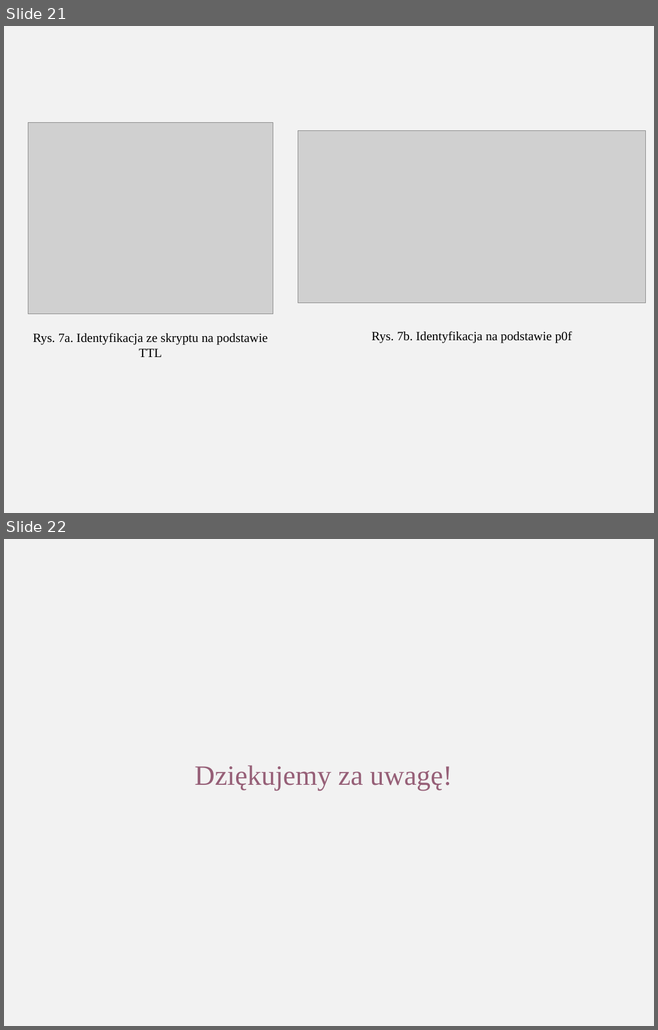
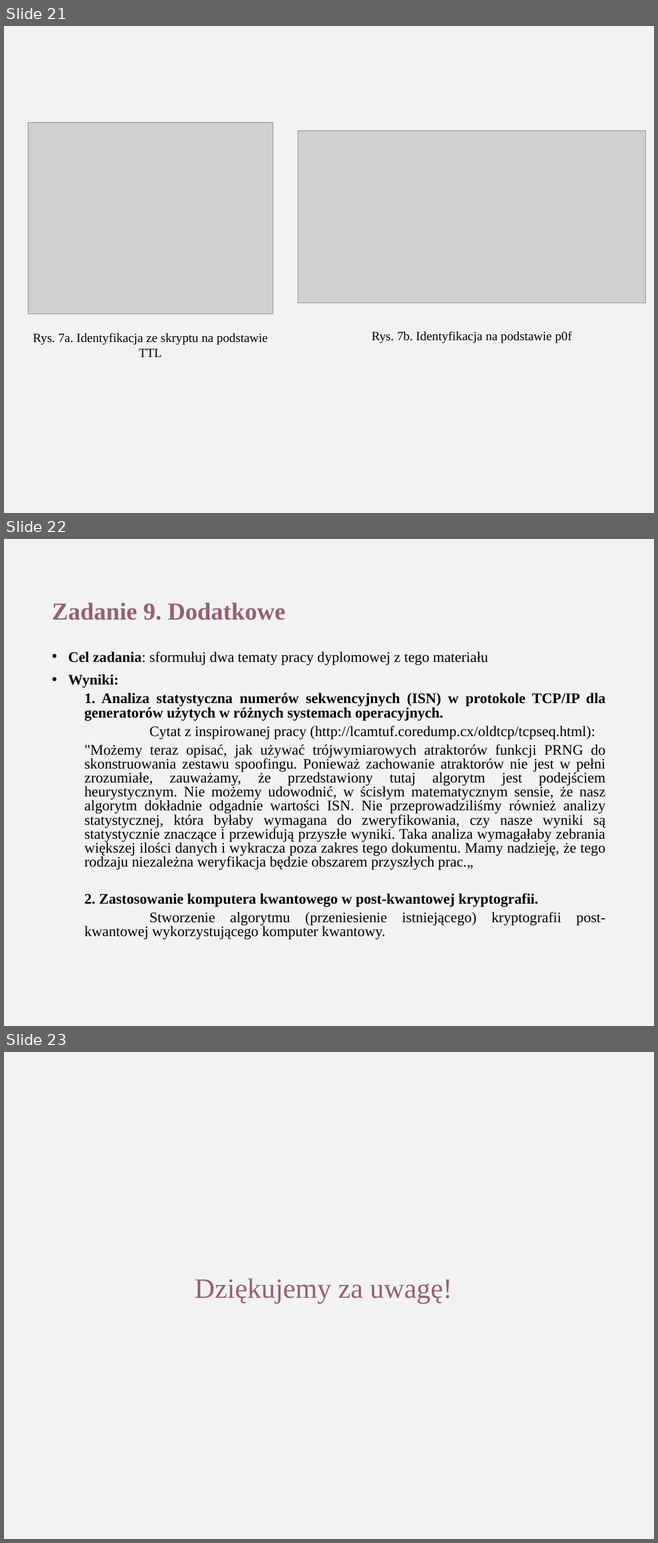
Before and after one commit to maccza/KiBIdF, a slide deck: Prezentacja_kibidf_Czarnecki_Morokov.pptx. Shown one above the other, each under a label of ours: slides 21 and 22 before the commit, slides 21, 22 and 23 after it. The pictures are 658x1030 and 658x1543 pixels, drawn with LibreOffice and Linux fonts; fonts in the diff are those of the drawing; grey boxes stand for pictures; background and template pictures are left out. Boxes give left, top, right and bottom in pixels: in the first picture for what was removed or moved away, otherwise in the second. Text is boxed around its words. In the diff, an @@ line names an element or a change of style, - is before the commit and + after.

```diff
--- a/Prezentacja_kibidf_Czarnecki_Morokov.pptx
+++ b/Prezentacja_kibidf_Czarnecki_Morokov.pptx
@@ slide 22 added at (x1=4, y1=539, x2=654, y2=1026), background #F2F2F2 @@
@@ title added at (x1=52, y1=603, x2=285, y2=620), 54 pt, text #965F77, bold @@
+Zadanie 9. Dodatkowe
@@ text added at (x1=68, y1=652, x2=605, y2=940), 32.4 pt, text #000000 @@
+• Cel zadania: sformułuj dwa tematy pracy dyplomowej z tego materiału
+• Wyniki:
+  1. Analiza statystyczna numerów sekwencyjnych (ISN) w protokole TCP/IP dla generatorów użytych w różnych systemach operacyjnych.
+  Cytat z inspirowanej pracy (http://lcamtuf.coredump.cx/oldtcp/tcpseq.html):
+  "Możemy teraz opisać, jak używać trójwymiarowych atraktorów funkcji PRNG do skonstruowania zestawu spoofingu. Ponieważ zachowanie atraktorów nie jest w pełni zrozumiałe, zauważamy, że przedstawiony tutaj algorytm jest podejściem heurystycznym. Nie możemy udowodnić, w ścisłym matematycznym sensie, że nasz algorytm dokładnie odgadnie wartości ISN. Nie przeprowadziliśmy również analizy statystycznej, która byłaby wymagana do zweryfikowania, czy nasze wyniki są statystycznie znaczące i przewidują przyszłe wyniki. Taka analiza wymagałaby zebrania większej ilości danych i wykracza poza zakres tego dokumentu. Mamy nadzieję, że tego rodzaju niezależna weryfikacja będzie obszarem przyszłych prac.„
+  2. Zastosowanie komputera kwantowego w post-kwantowej kryptografii.
+  Stworzenie algorytmu (przeniesienie istniejącego) kryptografii post-kwantowej wykorzystującego komputer kwantowy.
@@ what was slide 22 is now slide 23 @@
```
Also in this commit, not shown: 1 other file.
